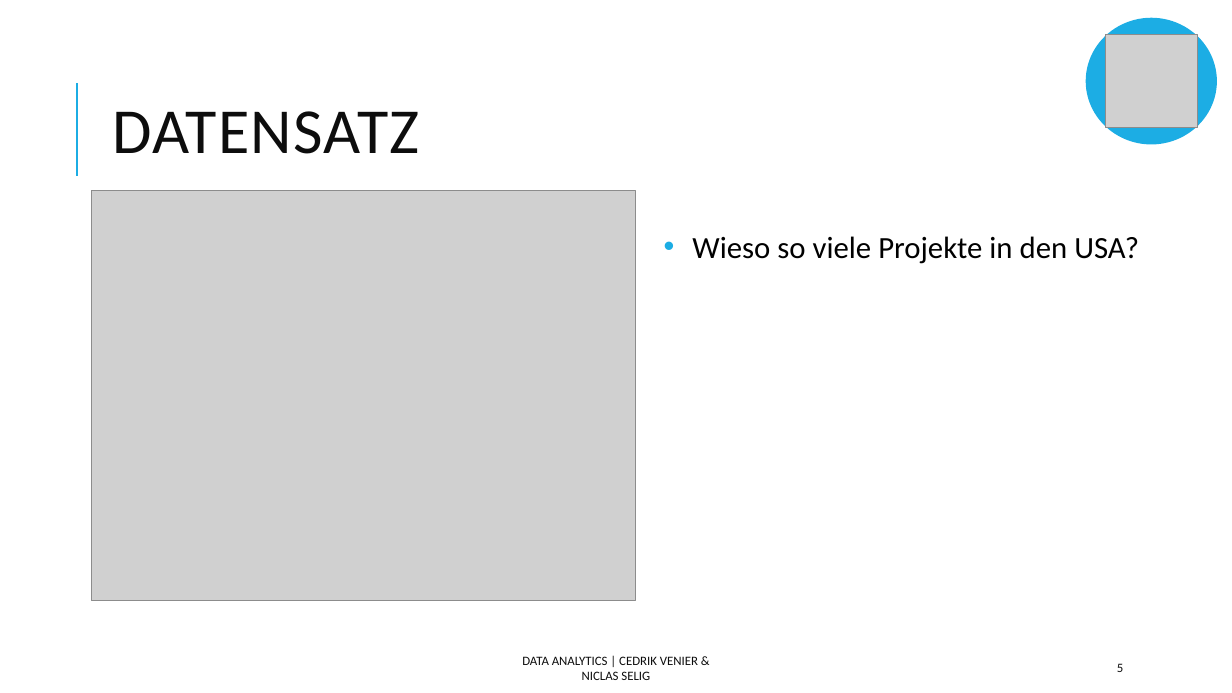
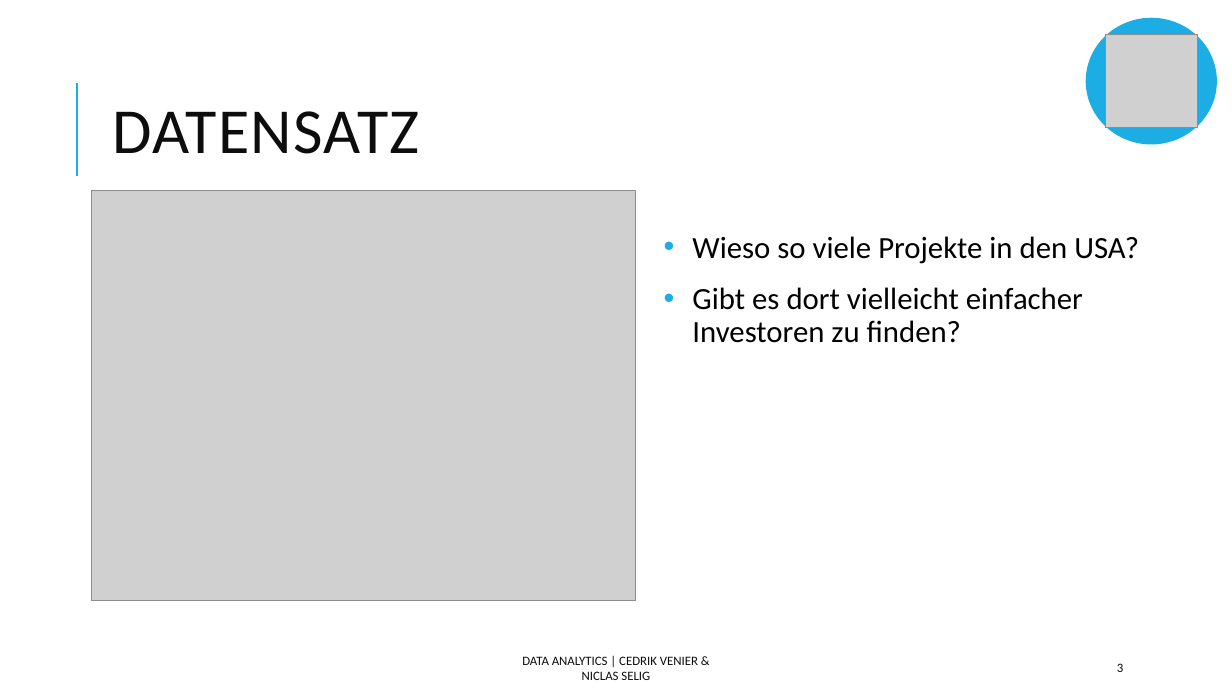
Before and after one commit to Cedrik-V/DataAnalyticsKickstarterWS21-22, a slide deck: slide 3 of Präsi.pptx (slide 5 before the commit). Drawn at 1232x693 pixels with LibreOffice and Linux fonts; fonts in the diff are those of the drawing; grey boxes stand for pictures. Boxes give left, top, right and bottom in pixels: in the first picture for what was removed or moved away, otherwise in the second. Text is boxed around its words. In the diff, an @@ line names an element or a change of style, - is before the commit and + after.

```diff
--- a/Präsi.pptx
+++ b/Präsi.pptx
@@ text at box(692, 287, 1083, 343): paragraph added @@
+• Gibt es dort vielleicht einfacher Investoren zu finden?
@@ page number at box(1117, 663, 1123, 672): text changed @@
-5
+3
```
Also in this commit, not shown: 3 other slides changed, 1 slide added, 1 slide removed.
